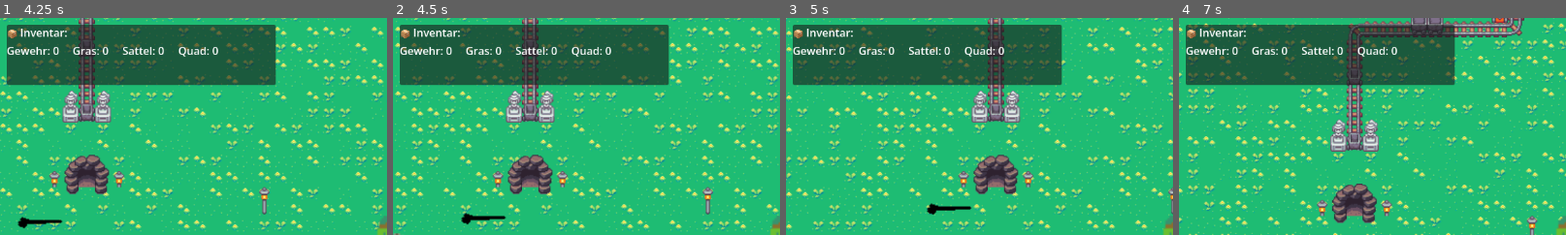
Above: before the commit, frames 1-4 (left to right).
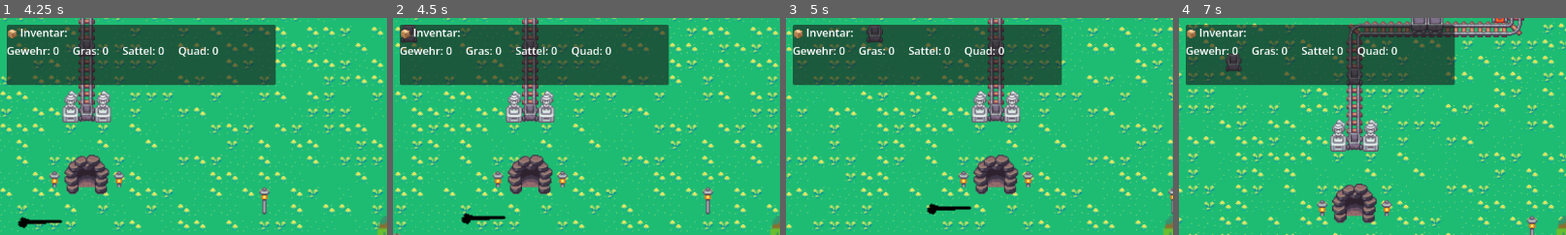
Above: after the commit, the same moments.

Repository: twiederk/Dinojagd
Game: Godot game, scene res://scenes/main/Main.tscn
The game is run twice, just before and just after one commit, with the same random seed, the same clock (stepped at 60 frames per second) and the same inputs.
Inputs:
- Up to frame 1 (4.25 s): tap Enter (ui_accept) at 0.5, 0.77, 1.52, 3.02, 3.77 s; hold D (ui_move_right) 0.53-1.28 s; hold E (interact) 0.53-1.28 s; hold S (ui_move_down) 1.28-2.03 s; tap E (interact) at 1.35, 2.3, 2.85 s; hold D (ui_move_right) 2.03-2.78 s; hold Q (toggle_quad) 2.03-2.78 s; hold W (ui_move_up) 2.78-3.53 s; hold A (ui_move_left) from 3.53 s (still down); hold E (interact) from 3.53 s (still down)
- Up to frame 2 (4.5 s): keep holding A (ui_move_left); release E (interact) at 4.28 s; tap Q (toggle_quad) at 4.35 s
- Up to frame 3 (5 s): keep holding A (ui_move_left); tap Enter (ui_accept) at 4.52 s; tap E (interact) at 4.55 s
- Up to frame 4 (7 s): release A (ui_move_left) at 5.03 s; hold S (ui_move_down) 5.03-5.78 s; hold E (interact) 5.03-5.78 s; hold D (ui_move_right) 5.78-6.53 s; tap E (interact) at 5.85, 6.8 s; tap Enter (ui_accept) at 6.02, 6.77 s; hold W (ui_move_up) from 6.53 s (still down); hold Q (toggle_quad) from 6.53 s (still down)
The pictures show only the part of the screen within x 0-50%, y 0-50%; the shares and areas given below are measured in that part.

Frame 1 is identical in both runs. In frame 2, 0.2% of the frame differs, in the area x 2-7%, y 3-12%; in frame 3, 0.3%, in the area x 20-26%, y 3-12%; in frame 4, 0.3%.

Commit message:
First version of lore

Diff:
--- a/sourcecode/scenes/main/Main.tscn
+++ b/sourcecode/scenes/main/Main.tscn
@@ -8,6 +8,7 @@
 [ext_resource type="Script" uid="uid://c6bds5wqv3y6h" path="res://scripts/main.gd" id="MainScript"]
 [ext_resource type="PackedScene" uid="uid://player" path="res://scenes/player/Player.tscn" id="PlayerScene"]
 [ext_resource type="PackedScene" uid="uid://trex" path="res://scenes/enemies/TRex.tscn" id="TRexScene"]
+[ext_resource type="PackedScene" uid="uid://lore" path="res://scenes/vehicles/Lore.tscn" id="LoreScene"]
 
 [node name="Main" type="Node2D" unique_id=100323129]
 script = ExtResource("MainScript")
@@ -37,6 +38,9 @@
 [node name="Brontosaurus" parent="." unique_id=1090467744 instance=ExtResource("BrontosaurusScene")]
 position = Vector2(-300, 200)
 
+[node name="Lore" parent="." instance=ExtResource("LoreScene")]
+position = Vector2(-400, -200)
+
 [node name="HUD" parent="." unique_id=1143066013 instance=ExtResource("HUDScene")]
 
 [node name="MapBorders" parent="." unique_id=1491260825 instance=ExtResource("8_ko0rf")]
--- /dev/null
+++ b/sourcecode/scenes/vehicles/Lore.tscn
@@ -0,0 +1,33 @@
+[gd_scene format=3 uid="uid://lore"]
+
+[ext_resource type="Texture2D" uid="uid://lore_h" path="res://assets/Lore_horizontal.png" id="1_lore"]
+[ext_resource type="Script" uid="uid://lore_script" path="res://scripts/vehicles/lore.gd" id="2_script"]
+
+[sub_resource type="RectangleShape2D" id="RectangleShape2D_body"]
+size = Vector2(64, 32)
+
+[sub_resource type="CircleShape2D" id="CircleShape2D_interaction"]
+radius = 80.0
+
+[node name="Lore" type="CharacterBody2D"]
+collision_layer = 2
+collision_mask = 1
+script = ExtResource("2_script")
+
+[node name="Sprite2D" type="Sprite2D" parent="."]
+texture = ExtResource("1_lore")
+
+[node name="CollisionShape2D" type="CollisionShape2D" parent="."]
+shape = SubResource("RectangleShape2D_body")
+debug_color = Color(0.6, 0.4, 0.2, 0.42)
+
+[node name="InteractionArea" type="Area2D" parent="."]
+collision_layer = 0
+collision_mask = 2
+
+[node name="CollisionShape2D" type="CollisionShape2D" parent="InteractionArea"]
+shape = SubResource("CircleShape2D_interaction")
+
+[node name="Camera2D" type="Camera2D" parent="."]
+enabled = false
+zoom = Vector2(2, 2)
--- a/sourcecode/scripts/constants.gd
+++ b/sourcecode/scripts/constants.gd
@@ -89,6 +89,17 @@
 const QUAD_SPRITE_PATH = "res://assets/Quad.png"
 const QUAD_SPEED = 400.0                  # Doppelte Player-Speed
 
+# Lore Konstanten
+const LORE_SPRITE_HORIZONTAL = "res://assets/Lore_horizontal.png"
+const LORE_SPRITE_VERTICAL = "res://assets/Lore_vertical.png"
+const LORE_SPEED = 150.0
+const LORE_RETURN_SPEED = 200.0  # Schneller zurückfahren
+
+# Schienen Tile Atlas-Koordinaten (x, y)
+const RAIL_TILES_HORIZONTAL = [Vector2i(20, 0), Vector2i(20, 2)]
+const RAIL_TILES_VERTICAL = [Vector2i(19, 1), Vector2i(21, 1)]
+const RAIL_TILES_CURVES = [Vector2i(19, 0), Vector2i(21, 0), Vector2i(19, 2), Vector2i(21, 2)]
+
 # HealthBar UI
 const HEALTHBAR_WIDTH = 60
 const HEALTHBAR_HEIGHT = 8
--- a/sourcecode/scripts/enemies/t_rex.gd
+++ b/sourcecode/scripts/enemies/t_rex.gd
@@ -16,9 +16,10 @@
 @onready var healthbar = $HealthBar
 
 
-var chase_target: CharacterBody2D = null  # Aktuelles Ziel (Player oder Brontosaurus)
+var chase_target: CharacterBody2D = null  # Aktuelles Ziel (Player, Brontosaurus oder Lore)
 var player_ref: CharacterBody2D = null  # Referenz zum Player
 var brontosaurus_in_detection: CharacterBody2D = null  # Brontosaurus im detection_area
+var lore_in_detection: CharacterBody2D = null  # Lore im detection_area
 var player_in_detection: bool = false  # Ist der Player im detection_area?
 var ai_mode: String = "PATROL"  # PATROL, CHASE, IDLE, RETURN
 var start_position: Vector2 = Vector2.ZERO
@@ -77,6 +78,17 @@
 	"""Bestimmt das aktuelle Verfolgungsziel basierend auf Mount-Status."""
 	if ai_mode != "CHASE":
 		return
+
+	# Prüfe ob Player in einer Lore sitzt
+	if player_ref and player_ref.is_in_lore and player_ref.current_lore:
+		var lore = player_ref.current_lore
+		# Wenn Lore im detection_area ist, verfolge sie
+		if lore_in_detection == lore or _is_body_in_detection_area(lore):
+			if chase_target != lore:
+				chase_target = lore
+				if Constants.DEBUG_MODE:
+					print("  → T-Rex wechselt Ziel zu Lore (Spieler sitzt drin)!")
+			return
 
 	# Prüfe ob Player auf Brontosaurus sitzt
 	if player_ref and player_ref.is_mounted and player_ref.current_mount:
@@ -129,12 +141,23 @@
 	# Player betritt detection_area
 	if body.is_in_group("player"):
 		player_in_detection = true
-		# Nur verfolgen wenn Player NICHT auf Brontosaurus sitzt
-		if not body.is_mounted:
+		# Nur verfolgen wenn Player NICHT auf Brontosaurus oder in Lore sitzt
+		if not body.is_mounted and not body.is_in_lore:
 			chase_target = body
 			ai_mode = "CHASE"
 			if Constants.DEBUG_MODE:
 				print("  → T-Rex hat Spieler erkannt! Jagdmodus aktiviert")
+		return
+
+	# Lore betritt detection_area
+	if body.is_in_group("lore") and body.has_method("is_mounted"):
+		lore_in_detection = body
+		# Nur verfolgen wenn Player drin sitzt
+		if body.is_mounted():
+			chase_target = body
+			ai_mode = "CHASE"
+			if Constants.DEBUG_MODE:
+				print("  → T-Rex hat besetzte Lore erkannt! Jagdmodus aktiviert")
 		return
 
 	# Brontosaurus betritt detection_area
@@ -154,8 +177,13 @@
 		player_in_detection = false
 		# Nur RETURN wenn Player das aktuelle Ziel war
 		if chase_target == body:
+			# Prüfe ob Lore noch da ist und besetzt wird
+			if lore_in_detection and lore_in_detection.has_method("is_mounted") and lore_in_detection.is_mounted():
+				chase_target = lore_in_detection
+				if Constants.DEBUG_MODE:
+					print("  → Spieler verloren, verfolge Lore weiter!")
 			# Prüfe ob Brontosaurus noch da ist und beritten wird
-			if brontosaurus_in_detection and brontosaurus_in_detection.has_method("is_mounted") and brontosaurus_in_detection.is_mounted():
+			elif brontosaurus_in_detection and brontosaurus_in_detection.has_method("is_mounted") and brontosaurus_in_detection.is_mounted():
 				chase_target = brontosaurus_in_detection
 				if Constants.DEBUG_MODE:
 					print("  → Spieler verloren, verfolge Brontosaurus weiter!")
@@ -164,6 +192,24 @@
 				chase_target = null
 				if Constants.DEBUG_MODE:
 					print("  → Spieler verloren! Kehre zur Startposition zurück: %s" % start_position)
+		return
+
+	# Lore verlässt detection_area
+	if body.is_in_group("lore"):
+		if lore_in_detection == body:
+			lore_in_detection = null
+		# Nur RETURN wenn Lore das aktuelle Ziel war
+		if chase_target == body:
+			# Prüfe ob Player noch da ist (und nicht in Vehicle)
+			if player_in_detection and player_ref and not player_ref.is_mounted and not player_ref.is_in_lore:
+				chase_target = player_ref
+				if Constants.DEBUG_MODE:
+					print("  → Lore verloren, verfolge Spieler weiter!")
+			else:
+				ai_mode = "RETURN"
+				chase_target = null
+				if Constants.DEBUG_MODE:
+					print("  → Lore verloren! Kehre zur Startposition zurück: %s" % start_position)
 		return
 
 	# Brontosaurus verlässt detection_area
@@ -173,7 +219,7 @@
 		# Nur RETURN wenn Brontosaurus das aktuelle Ziel war
 		if chase_target == body:
 			# Prüfe ob Player noch da ist (und nicht mounted)
-			if player_in_detection and player_ref and not player_ref.is_mounted:
+			if player_in_detection and player_ref and not player_ref.is_mounted and not player_ref.is_in_lore:
 				chase_target = player_ref
 				if Constants.DEBUG_MODE:
 					print("  → Brontosaurus verloren, verfolge Spieler weiter!")
--- a/sourcecode/scripts/main.gd
+++ b/sourcecode/scripts/main.gd
@@ -7,6 +7,7 @@
 @onready var hud = $HUD
 @onready var t_rex = $TRex
 @onready var brontosaurus = $Brontosaurus
+@onready var lore = $Lore
 @onready var map_borders: MapBorders = $MapBorders
 @onready var erdboden_ebene: TileMapLayer = $ErdbodenEbene
 
@@ -29,6 +30,10 @@
 		brontosaurus.player_left.connect(_on_brontosaurus_player_left)
 		brontosaurus.brontosaurus_died.connect(_on_brontosaurus_died)
 
+	if lore and player:
+		lore.player_nearby.connect(_on_lore_player_nearby)
+		lore.player_left.connect(_on_lore_player_left)
+
 	if hud and player:
 		hud.update_inventory(player.get_inventory())
 
@@ -46,6 +51,11 @@
 	map_borders.set_borders(north_limit, south_limit, west_limit, east_limit)
 	player.set_camera_limits(north_limit, south_limit, west_limit, east_limit)
 	brontosaurus.set_camera_limits(north_limit, south_limit, west_limit, east_limit)
+	if lore and lore.has_node("Camera2D"):
+		lore.get_node("Camera2D").set_limit(SIDE_LEFT, int(west_limit))
+		lore.get_node("Camera2D").set_limit(SIDE_RIGHT, int(east_limit))
+		lore.get_node("Camera2D").set_limit(SIDE_TOP, int(north_limit))
+		lore.get_node("Camera2D").set_limit(SIDE_BOTTOM, int(south_limit))
 
 
 func _on_player_item_collected(item_type: int, count: int) -> void:
@@ -86,3 +96,13 @@
 	print("🦕 Brontosaurus died!")
 	if player:
 		player.clear_nearby_brontosaurus()
+
+
+func _on_lore_player_nearby(lore_ref: CharacterBody2D) -> void:
+	if player:
+		player.set_nearby_lore(lore_ref)
+
+
+func _on_lore_player_left() -> void:
+	if player:
+		player.clear_nearby_lore()
--- a/sourcecode/scripts/player.gd
+++ b/sourcecode/scripts/player.gd
@@ -28,6 +28,11 @@
 var has_quad: bool = false
 var nearby_brontosaurus: CharacterBody2D = null
 var original_speed: float = 0.0
+
+# Lore System
+var is_in_lore: bool = false
+var current_lore: CharacterBody2D = null
+var nearby_lore: CharacterBody2D = null
 
 
 @onready var sprite = $AnimatedSprite2D
@@ -97,6 +102,11 @@
 	if event.is_action_pressed("interact"):
 		if is_mounted:
 			_dismount_brontosaurus()
+		elif is_in_lore:
+			# Manuell aussteigen (normalerweise automatisch am Ende)
+			_exit_lore()
+		elif nearby_lore and not is_on_quad and not is_mounted:
+			_enter_lore(nearby_lore)
 		elif nearby_brontosaurus and _can_mount() and not is_on_quad:
 			_mount_brontosaurus(nearby_brontosaurus)
 		elif nearby_brontosaurus and not _can_mount():
@@ -179,6 +189,40 @@
 	nearby_brontosaurus = null
 
 
+# === Lore System ===
+
+func _enter_lore(lore: CharacterBody2D) -> void:
+	if not lore or is_in_lore:
+		return
+
+	is_in_lore = true
+	current_lore = lore
+	lore.mount(self)
+
+	if Constants.DEBUG_MODE:
+		print("🚃 Entered Lore!")
+
+
+func _exit_lore() -> void:
+	if not current_lore:
+		return
+
+	current_lore.dismount()
+	is_in_lore = false
+	current_lore = null
+
+	if Constants.DEBUG_MODE:
+		print("🚃 Exited Lore!")
+
+
+func set_nearby_lore(lore: CharacterBody2D) -> void:
+	nearby_lore = lore
+
+
+func clear_nearby_lore() -> void:
+	nearby_lore = null
+
+
 func _on_item_entered(area: Area2D) -> void:
 	if area.is_in_group("items"):
 		var item_type = area.item_type
--- /dev/null
+++ b/sourcecode/scripts/vehicles/lore.gd
@@ -0,0 +1,379 @@
+class_name Lore
+extends CharacterBody2D
+
+var Constants = preload("res://scripts/constants.gd")
+
+# States
+enum State { IDLE, WAITING_FOR_DIRECTION, MOVING, RETURNING }
+var current_state: State = State.IDLE
+
+# Rider
+var rider: CharacterBody2D = null
+
+# Position & Movement
+var start_position: Vector2 = Vector2.ZERO
+var current_direction: Vector2 = Vector2.ZERO
+var tile_map: TileMapLayer = null
+
+# References
+@onready var sprite = $Sprite2D
+@onready var interaction_area = $InteractionArea
+@onready var collision_shape = $CollisionShape2D
+@onready var camera = $Camera2D
+
+# Signals
+signal player_nearby(lore: CharacterBody2D)
+signal player_left
+
+
+func _ready() -> void:
+	add_to_group("vehicles")
+	add_to_group("lore")
+
+	start_position = global_position
+
+	# Sprite laden (Standard: horizontal)
+	if sprite:
+		sprite.texture = load(Constants.LORE_SPRITE_HORIZONTAL)
+
+	# Signals verbinden
+	if interaction_area:
+		interaction_area.body_entered.connect(_on_interaction_area_entered)
+		interaction_area.body_exited.connect(_on_interaction_area_exited)
+
+	# TileMapLayer finden
+	await get_tree().process_frame
+	_find_tilemap()
+
+	# Initiale Sprite-Richtung basierend auf Schiene
+	_update_sprite_for_current_tile()
+
+	if Constants.DEBUG_MODE:
+		print("🚃 Lore erschienen bei %s" % global_position)
+
+
+func _find_tilemap() -> void:
+	"""Findet die SchienenEbene TileMapLayer."""
+	var main = get_tree().root.find_child("Main", true, false)
+	if main:
+		tile_map = main.find_child("SchienenEbene", true, false)
+		if tile_map and Constants.DEBUG_MODE:
+			print("🚃 SchienenEbene gefunden!")
+		elif Constants.DEBUG_MODE:
+			print("⚠️ SchienenEbene nicht gefunden!")
+
+
+func _physics_process(delta: float) -> void:
+	match current_state:
+		State.IDLE:
+			velocity = Vector2.ZERO
+		State.WAITING_FOR_DIRECTION:
+			_handle_direction_input()
+		State.MOVING:
+			_move_on_rails(Constants.LORE_SPEED)
+		State.RETURNING:
+			_return_to_start()
+
+	if current_state in [State.MOVING, State.RETURNING]:
+		move_and_slide()
+
+		# Rider Position aktualisieren
+		if rider:
+			rider.global_position = global_position
+
+
+func _handle_direction_input() -> void:
+	"""Wartet auf Richtungseingabe vom Spieler."""
+	var input_dir = Vector2.ZERO
+
+	if Input.is_action_just_pressed("ui_move_up"):
+		input_dir = Vector2.UP
+	elif Input.is_action_just_pressed("ui_move_down"):
+		input_dir = Vector2.DOWN
+	elif Input.is_action_just_pressed("ui_move_left"):
+		input_dir = Vector2.LEFT
+	elif Input.is_action_just_pressed("ui_move_right"):
+		input_dir = Vector2.RIGHT
+
+	if input_dir != Vector2.ZERO:
+		# Prüfe ob die Richtung auf Schienen führt
+		if _can_move_in_direction(input_dir):
+			current_direction = input_dir
+			current_state = State.MOVING
+			_update_sprite_direction()
+			if Constants.DEBUG_MODE:
+				print("🚃 Lore fährt los in Richtung: %s" % current_direction)
+		elif Constants.DEBUG_MODE:
+			print("⚠️ Keine Schienen in dieser Richtung!")
+
+
+func _move_on_rails(speed: float) -> void:
+	"""Bewegt die Lore entlang der Schienen."""
+	velocity = current_direction * speed
+
+	# Prüfe ob wir uns noch auf Schienen befinden
+	var next_pos = global_position + current_direction * speed * get_physics_process_delta_time()
+
+	# Wenn wir uns zu einer neuen Tile bewegen, prüfe die Richtung
+	var current_tile = _get_tile_at_position(global_position)
+	var next_tile = _get_tile_at_position(next_pos)
+
+	if current_tile != next_tile:
+		# Wir haben eine neue Tile erreicht
+		_handle_tile_transition(next_tile)
+
+
+func _handle_tile_transition(next_tile: Vector2i) -> void:
+	"""Behandelt den Übergang zu einer neuen Tile."""
+	if not tile_map:
+		return
+
+	var tile_data = tile_map.get_cell_atlas_coords(next_tile)
+
+	# Prüfe ob die nächste Tile eine Schiene ist
+	if not _is_rail_tile(tile_data):
+		# Ende der Schienen erreicht
+		_end_of_rails()
+		return
+
+	# Prüfe ob es eine Kurve ist und passe Richtung an
+	if _is_curve_tile(tile_data):
+		_handle_curve(tile_data, next_tile)
+
+	_update_sprite_direction()
+
+
+func _handle_curve(tile_data: Vector2i, tile_pos: Vector2i) -> void:
+	"""Behandelt Kurven und ändert die Fahrtrichtung."""
+	# Kurven-Mapping basierend auf Atlas-Koordinaten:
+	# (19,0) = Kurve oben-links (kommt von rechts → geht nach unten, oder von unten → geht nach rechts)
+	# (21,0) = Kurve oben-rechts (kommt von links → geht nach unten, oder von unten → geht nach links)
+	# (19,2) = Kurve unten-links (kommt von rechts → geht nach oben, oder von oben → geht nach rechts)
+	# (21,2) = Kurve unten-rechts (kommt von links → geht nach oben, oder von oben → geht nach links)
+
+	var new_direction = current_direction
+
+	match tile_data:
+		Vector2i(19, 0):  # Kurve oben-links
+			if current_direction == Vector2.RIGHT:
+				new_direction = Vector2.DOWN
+			elif current_direction == Vector2.UP:
+				new_direction = Vector2.LEFT
+		Vector2i(21, 0):  # Kurve oben-rechts
+			if current_direction == Vector2.LEFT:
+				new_direction = Vector2.DOWN
+			elif current_direction == Vector2.UP:
+				new_direction = Vector2.RIGHT
+		Vector2i(19, 2):  # Kurve unten-links
+			if current_direction == Vector2.RIGHT:
+				new_direction = Vector2.UP
+			elif current_direction == Vector2.DOWN:
+				new_direction = Vector2.LEFT
+		Vector2i(21, 2):  # Kurve unten-rechts
+			if current_direction == Vector2.LEFT:
+				new_direction = Vector2.UP
+			elif current_direction == Vector2.DOWN:
+				new_direction = Vector2.RIGHT
+
+	if new_direction != current_direction:
+		current_direction = new_direction
+		if Constants.DEBUG_MODE:
+			print("🚃 Kurve! Neue Richtung: %s" % current_direction)
+
+
+func _end_of_rails() -> void:
+	"""Ende der Schienen erreicht - Spieler steigt aus."""
+	velocity = Vector2.ZERO
+
+	if rider:
+		if Constants.DEBUG_MODE:
+			print("🚃 Ende der Schienen erreicht! Spieler steigt aus.")
+		dismount()
+
+	# Lore fährt zurück zum Start
+	current_state = State.RETURNING
+	if Constants.DEBUG_MODE:
+		print("🚃 Lore fährt zurück zum Startpunkt...")
+
+
+func _return_to_start() -> void:
+	"""Lore fährt zurück zum Startpunkt."""
+	var distance = global_position.distance_to(start_position)
+
+	if distance < 5.0:
+		# Am Start angekommen
+		global_position = start_position
+		current_state = State.IDLE
+		velocity = Vector2.ZERO
+		_update_sprite_for_current_tile()
+		if Constants.DEBUG_MODE:
+			print("🚃 Lore ist zurück am Start!")
+		return
+
+	# Richtung zum Start berechnen und auf Schienen fahren
+	var dir_to_start = (start_position - global_position).normalized()
+
+	# Bestimme die Hauptrichtung (horizontal oder vertikal)
+	if abs(dir_to_start.x) > abs(dir_to_start.y):
+		current_direction = Vector2.RIGHT if dir_to_start.x > 0 else Vector2.LEFT
+	else:
+		current_direction = Vector2.DOWN if dir_to_start.y > 0 else Vector2.UP
+
+	_update_sprite_direction()
+	_move_on_rails(Constants.LORE_RETURN_SPEED)
+
+
+func _can_move_in_direction(direction: Vector2) -> bool:
+	"""Prüft ob Schienen in der angegebenen Richtung existieren."""
+	if not tile_map:
+		return false
+
+	var check_pos = global_position + direction * 32  # Eine Tile weiter
+	var tile_coords = _get_tile_at_position(check_pos)
+	var tile_data = tile_map.get_cell_atlas_coords(tile_coords)
+
+	return _is_rail_tile(tile_data)
+
+
+func _get_tile_at_position(pos: Vector2) -> Vector2i:
+	"""Gibt die Tile-Koordinaten für eine Weltposition zurück."""
+	if not tile_map:
+		return Vector2i(-1, -1)
+	return tile_map.local_to_map(tile_map.to_local(pos))
+
+
+func _is_rail_tile(atlas_coords: Vector2i) -> bool:
+	"""Prüft ob die Atlas-Koordinaten eine Schienen-Tile sind."""
+	if atlas_coords == Vector2i(-1, -1):
+		return false
+
+	# Alle Schienen-Tiles prüfen
+	for tile in Constants.RAIL_TILES_HORIZONTAL:
+		if atlas_coords == tile:
+			return true
+	for tile in Constants.RAIL_TILES_VERTICAL:
+		if atlas_coords == tile:
+			return true
+	for tile in Constants.RAIL_TILES_CURVES:
+		if atlas_coords == tile:
+			return true
+
+	return false
+
+
+func _is_curve_tile(atlas_coords: Vector2i) -> bool:
+	"""Prüft ob die Atlas-Koordinaten eine Kurven-Tile sind."""
+	for tile in Constants.RAIL_TILES_CURVES:
+		if atlas_coords == tile:
+			return true
+	return false
+
+
+func _is_horizontal_direction() -> bool:
+	"""Prüft ob die aktuelle Richtung horizontal ist."""
+	return current_direction == Vector2.LEFT or current_direction == Vector2.RIGHT
+
+
+func _update_sprite_direction() -> void:
+	"""Aktualisiert das Sprite basierend auf der Fahrtrichtung."""
+	if not sprite:
+		return
+
+	if _is_horizontal_direction():
+		sprite.texture = load(Constants.LORE_SPRITE_HORIZONTAL)
+	else:
+		sprite.texture = load(Constants.LORE_SPRITE_VERTICAL)
+
+
+func _update_sprite_for_current_tile() -> void:
+	"""Setzt das Sprite basierend auf der aktuellen Schienen-Tile."""
+	if not tile_map or not sprite:
+		return
+
+	var tile_coords = _get_tile_at_position(global_position)
+	var atlas_coords = tile_map.get_cell_atlas_coords(tile_coords)
+
+	# Horizontal tiles
+	for tile in Constants.RAIL_TILES_HORIZONTAL:
+		if atlas_coords == tile:
+			sprite.texture = load(Constants.LORE_SPRITE_HORIZONTAL)
+			return
+
+	# Vertikal tiles oder Kurven → standard vertikal
+	sprite.texture = load(Constants.LORE_SPRITE_VERTICAL)
+
+
+# === Mount System ===
+
+func mount(player: CharacterBody2D) -> void:
+	"""Spieler steigt in die Lore ein."""
+	rider = player
+	current_state = State.WAITING_FOR_DIRECTION
+
+	# Player unsichtbar machen und Physik deaktivieren
+	player.visible = false
+	player.set_physics_process(false)
+	player.set_process_input(false)
+
+	# Player Position an Lore koppeln
+	player.global_position = global_position
+
+	# Kamera zur Lore wechseln
+	if camera:
+		camera.enabled = true
+		camera.make_current()
+
+	if Constants.DEBUG_MODE:
+		print("🚃 Spieler ist in der Lore! Wähle Richtung mit Pfeiltasten...")
+
+
+func dismount() -> Vector2:
+	"""Spieler steigt aus der Lore aus."""
+	if not rider:
+		return global_position
+
+	# Absteige-Position: neben der Lore
+	var dismount_pos = global_position + Vector2(50, 0)
+
+	# Player wieder aktivieren
+	rider.visible = true
+	rider.set_physics_process(true)
+	rider.set_process_input(true)
+	rider.global_position = dismount_pos
+
+	# Kamera zurück zum Player wechseln
+	if camera:
+		camera.enabled = false
+	if rider.has_node("Camera2D"):
+		rider.get_node("Camera2D").make_current()
+
+	# Player-Referenz zurücksetzen
+	rider.is_in_lore = false
+	rider.current_lore = null
+	rider = null
+
+	if Constants.DEBUG_MODE:
+		print("🚃 Spieler ist aus der Lore ausgestiegen bei %s" % dismount_pos)
+
+	return dismount_pos
+
+
+func is_mounted() -> bool:
+	"""Gibt zurück ob ein Spieler in der Lore sitzt."""
+	return rider != null
+
+
+# === Interaction Events ===
+
+func _on_interaction_area_entered(body: Node2D) -> void:
+	"""Spieler kommt in Interaktions-Reichweite."""
+	if body.is_in_group("player") and current_state == State.IDLE:
+		emit_signal("player_nearby", self)
+		if Constants.DEBUG_MODE:
+			print("🚃 Spieler in Reichweite - E zum Einsteigen drücken")
+
+
+func _on_interaction_area_exited(body: Node2D) -> void:
+	"""Spieler verlässt Interaktions-Reichweite."""
+	if body.is_in_group("player"):
+		emit_signal("player_left")
Binary file added: sourcecode/assets/Lore_horizontal.png
Not shown, added: sourcecode/assets/Lore_horizontal.png.import
Binary file added: sourcecode/assets/Lore_vertical.png
Not shown, added: sourcecode/assets/Lore_vertical.png.import
Not shown, added: sourcecode/scripts/vehicles/lore.gd.uid
